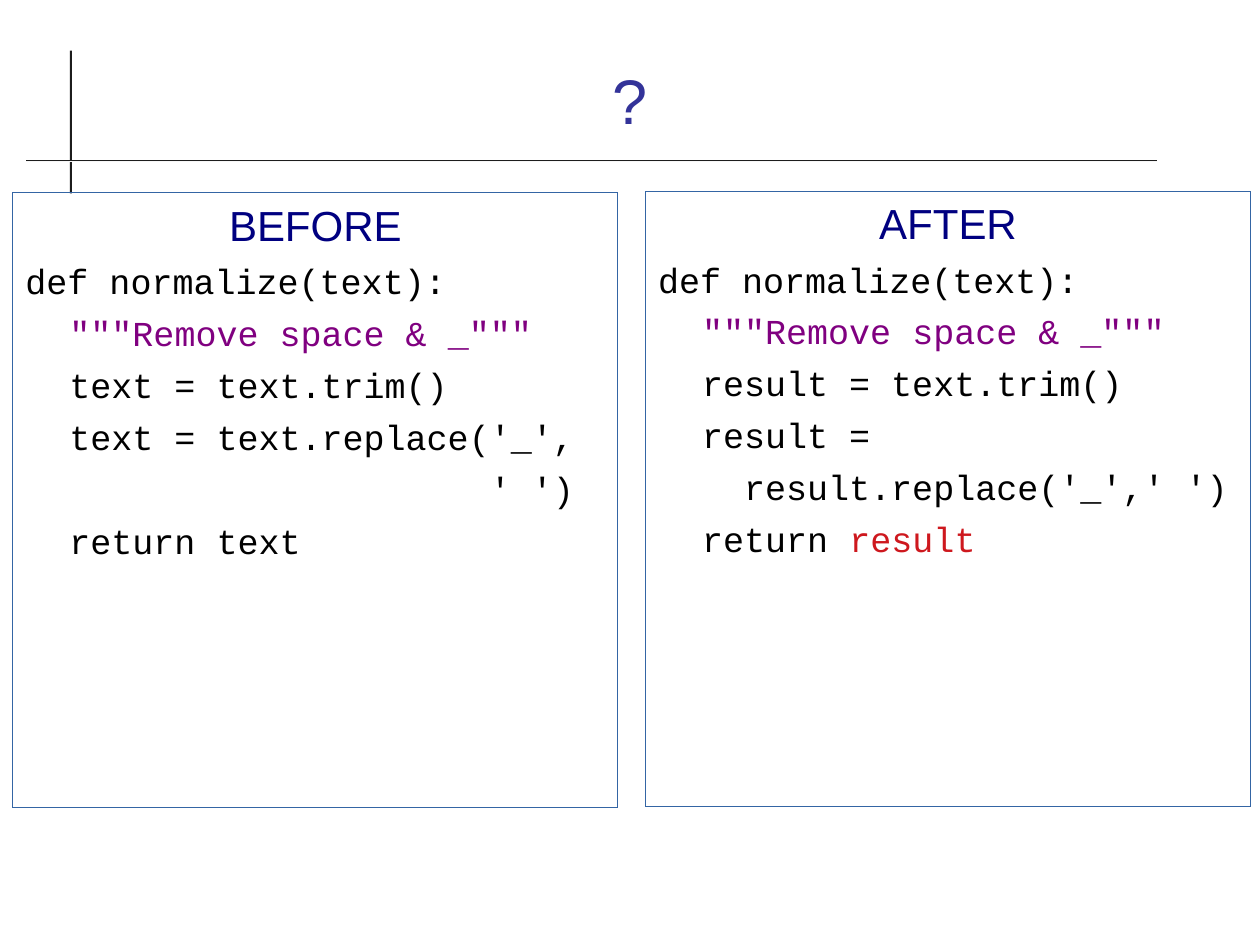
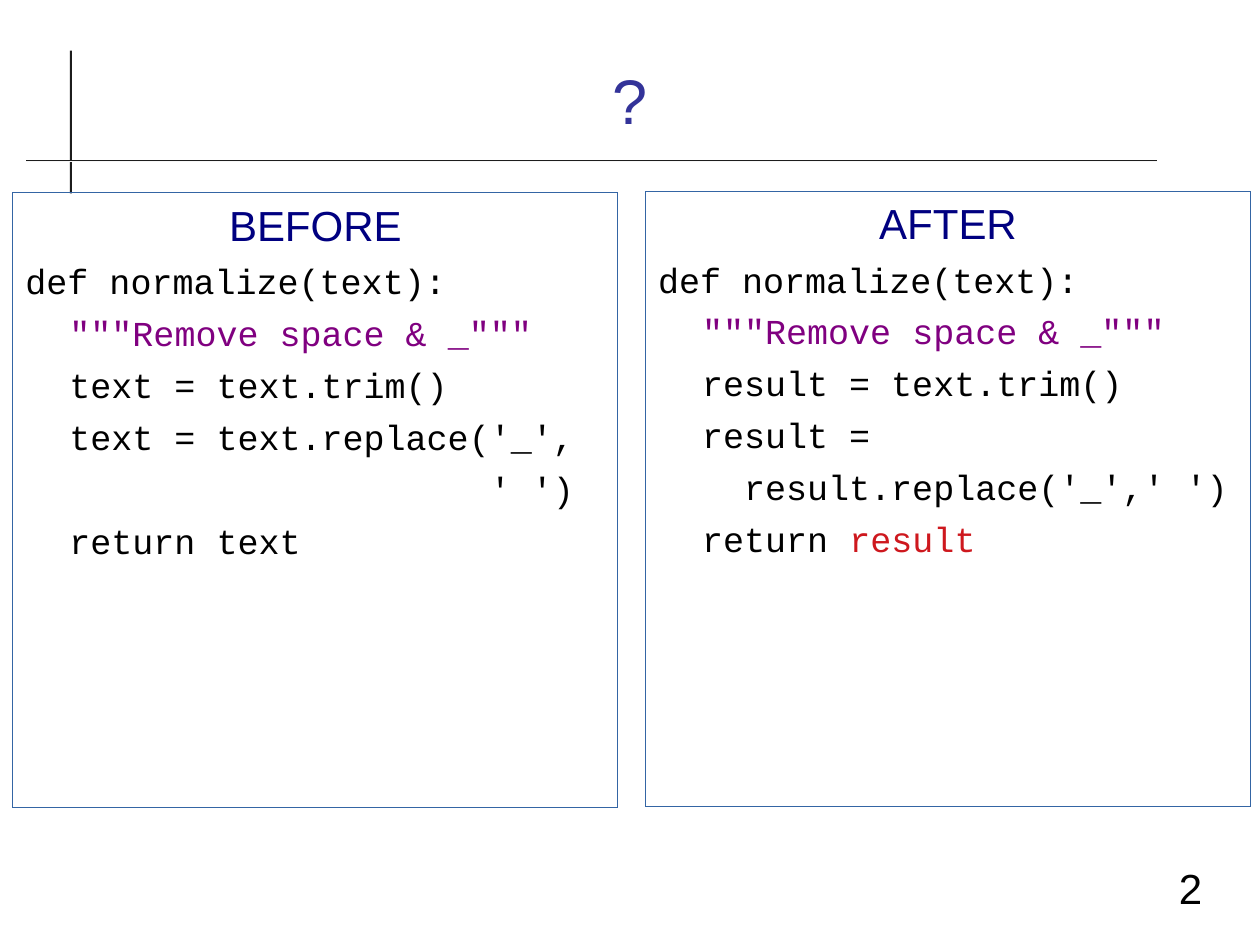
Before and after one commit to cpske/ISP, a slide deck: slide 2 of refactoring/Refactoring-Review.odp. Drawn at 1260x945 pixels with LibreOffice and Linux fonts; fonts in the diff are those of the drawing. Boxes give left, top, right and bottom in pixels: in the first picture for what was removed or moved away, otherwise in the second. Text is boxed around its words. In the diff, an @@ line names an element or a change of style, - is before the commit and + after.

```diff
--- a/refactoring/Refactoring-Review.odp
+++ b/refactoring/Refactoring-Review.odp
@@ page number added at box(1179, 874, 1202, 904), 24 pt, text #000000 @@
+2
```
Also in this commit, not shown: 6 other slides changed, 5 slides added.
